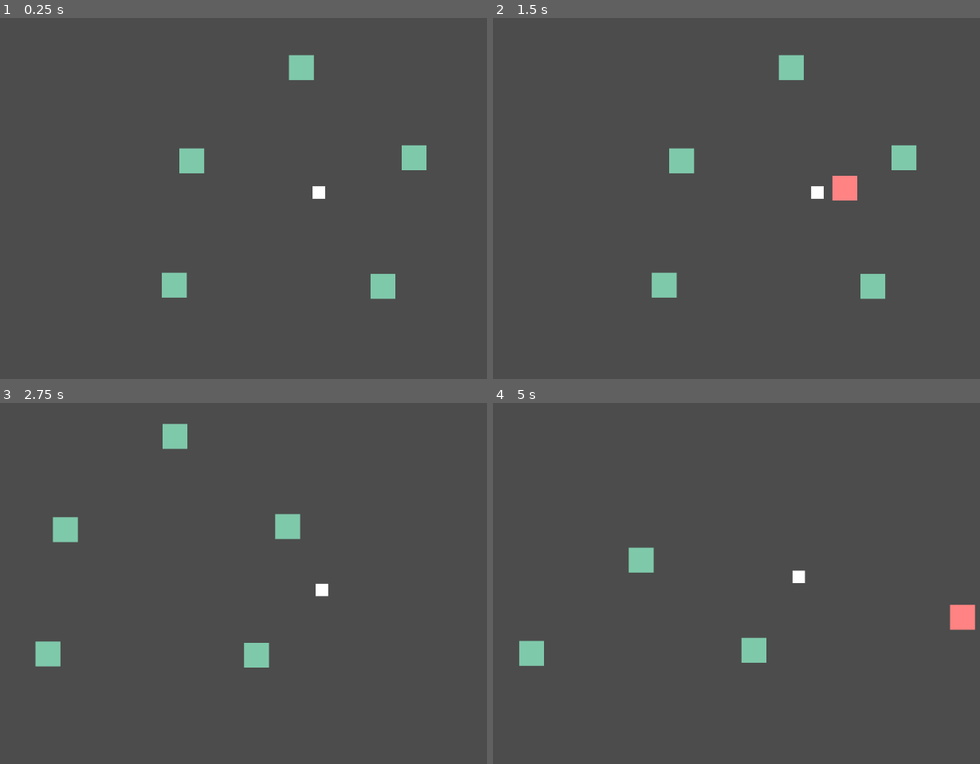
Above: before the commit, frames 1-4 (two rows, left to right).
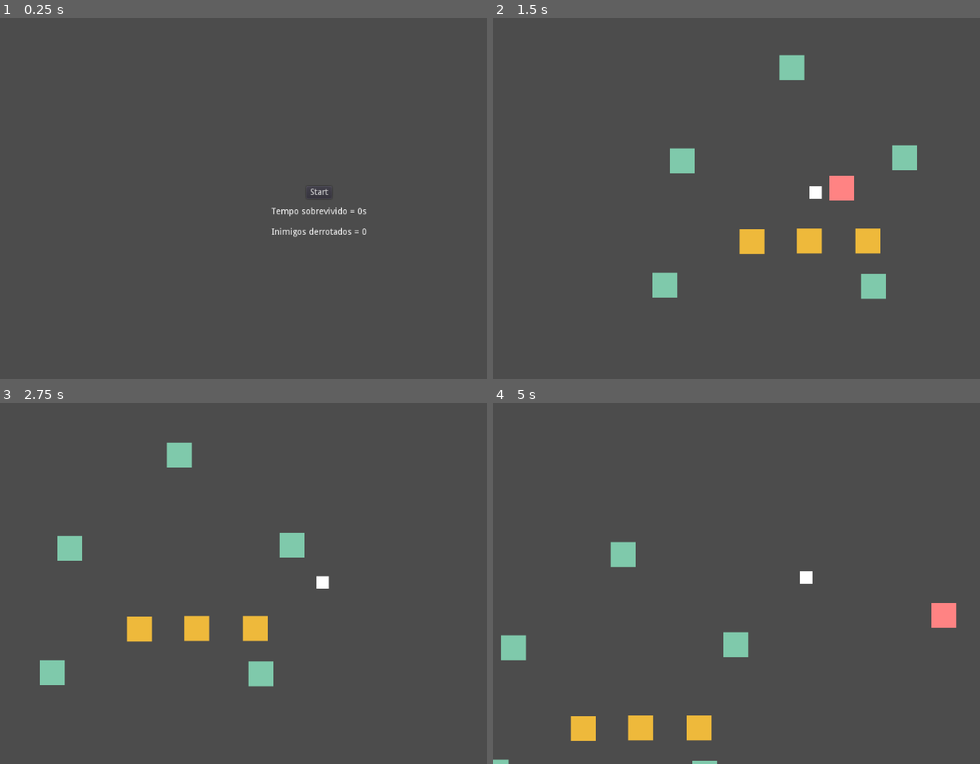
Above: after the commit, the same moments.

Repository: rapieregridoro/Trijam-190
Game: Godot game, scene res://Scenes/Main.tscn
The game is run twice, just before and just after one commit, with the same random seed, the same clock (stepped at 60 frames per second) and the same inputs.
Inputs (mouse positions are in pixels of both pictures, inside the frame that each line leads up to):
- Up to frame 1 (0.25 s): no input
- Up to frame 2 (1.5 s): click (809, 191) at 0.5 s, where only the run after the commit has a clickable "Start"; tap Enter at 1.25 s; move the mouse to (950, 173) at 1.27 s; hold Right (ui_right) from 1.28 s (still down); click (950, 173) at 1.35 s
- Up to frame 3 (2.75 s): move the mouse to (189, 597) at 2.02 s; release Right (ui_right) at 2.03 s; hold Down (ui_down) from 2.03 s (still down); click (189, 597) at 2.1 s
- Up to frame 4 (5 s): move the mouse to (877, 496) at 2.77 s; release Down (ui_down) at 2.78 s; hold Right (ui_right) 2.78-3.53 s; click (877, 496) at 2.85 s; move the mouse to (780, 652) at 3.52 s; hold Up (ui_up) 3.53-4.28 s; click (780, 652) at 3.6 s; move the mouse to (outside the picture) at 4.27 s; hold Left (ui_left) from 4.28 s (still down); click (outside the picture) at 4.35 s

The runs differ from the first frame. In frame 1, 2.2% of the frame differs, in the area x 33-88%, y 10-78%; in frame 2, 1.3%; in frame 3, 4.1%, in the area x 7-68%, y 5-79%; in frame 4, 3.6%.

Commit message:
Fantasmas que apenas fojem, não respawnam ainda

Diff:
--- a/Trijam 190/Scenes/Abobora.tscn
+++ b/Trijam 190/Scenes/Abobora.tscn
@@ -1,6 +1,12 @@
-[gd_scene load_steps=2 format=2]
+[gd_scene load_steps=4 format=2]
 
 [ext_resource path="res://Scripts/Abobora.gd" type="Script" id=1]
+
+[sub_resource type="CircleShape2D" id=1]
+radius = 33.0
+
+[sub_resource type="CircleShape2D" id=2]
+radius = 23.0
 
 [node name="Abobora" type="Node2D"]
 script = ExtResource( 1 )
@@ -11,3 +17,15 @@
 margin_right = 20.0
 margin_bottom = 20.0
 color = Color( 0.933333, 0.72549, 0.231373, 1 )
+
+[node name="Area2D" type="Area2D" parent="."]
+
+[node name="CollisionShape2D" type="CollisionShape2D" parent="Area2D"]
+shape = SubResource( 1 )
+
+[node name="StaticBody2D" type="StaticBody2D" parent="."]
+collision_layer = 56
+collision_mask = 56
+
+[node name="CollisionShape2D" type="CollisionShape2D" parent="StaticBody2D"]
+shape = SubResource( 2 )
--- /dev/null
+++ b/Trijam 190/Scenes/Fantasma.tscn
@@ -0,0 +1,29 @@
+[gd_scene load_steps=4 format=2]
+
+[ext_resource path="res://Scripts/Fantasma.gd" type="Script" id=1]
+
+[sub_resource type="CircleShape2D" id=1]
+
+[sub_resource type="CircleShape2D" id=2]
+radius = 22.0
+
+[node name="Fantasma" type="KinematicBody2D"]
+collision_layer = 64
+collision_mask = 64
+script = ExtResource( 1 )
+
+[node name="CollisionShape2D" type="CollisionShape2D" parent="."]
+shape = SubResource( 1 )
+
+[node name="Polygon2D" type="Polygon2D" parent="."]
+color = Color( 0.6, 0.917647, 0.933333, 1 )
+polygon = PoolVector2Array( -20, -18, -20, 17, 0, 12, 19, 19, 18, -17, 0, -34 )
+
+[node name="Hurt" type="Area2D" parent="."]
+collision_layer = 0
+collision_mask = 128
+
+[node name="CollisionShape2D" type="CollisionShape2D" parent="Hurt"]
+shape = SubResource( 2 )
+
+[connection signal="body_entered" from="Hurt" to="." method="_on_Hurt_body_entered"]
--- a/Trijam 190/Scenes/Fase.tscn
+++ b/Trijam 190/Scenes/Fase.tscn
@@ -1,38 +1,60 @@
-[gd_scene format=2]
+[gd_scene load_steps=4 format=2]
+
+[ext_resource path="res://Scripts/Fase.gd" type="Script" id=1]
+[ext_resource path="res://Scenes/Player.tscn" type="PackedScene" id=2]
+[ext_resource path="res://Scenes/Abobora.tscn" type="PackedScene" id=3]
 
 [node name="Fase" type="Node2D"]
+script = ExtResource( 1 )
 
-[node name="ColorRect" type="ColorRect" parent="."]
+[node name="Fundo" type="Node2D" parent="."]
+
+[node name="ColorRect" type="ColorRect" parent="Fundo"]
 margin_left = 83.0
 margin_top = 131.0
 margin_right = 123.0
 margin_bottom = 171.0
 color = Color( 0.498039, 0.788235, 0.670588, 1 )
 
-[node name="ColorRect2" type="ColorRect" parent="."]
+[node name="ColorRect2" type="ColorRect" parent="Fundo"]
 margin_left = -224.0
 margin_top = -71.0
 margin_right = -184.0
 margin_bottom = -31.0
 color = Color( 0.498039, 0.788235, 0.670588, 1 )
 
-[node name="ColorRect3" type="ColorRect" parent="."]
+[node name="ColorRect3" type="ColorRect" parent="Fundo"]
 margin_left = 133.0
 margin_top = -76.0
 margin_right = 173.0
 margin_bottom = -36.0
 color = Color( 0.498039, 0.788235, 0.670588, 1 )
 
-[node name="ColorRect4" type="ColorRect" parent="."]
+[node name="ColorRect4" type="ColorRect" parent="Fundo"]
 margin_left = -252.0
 margin_top = 129.0
 margin_right = -212.0
 margin_bottom = 169.0
 color = Color( 0.498039, 0.788235, 0.670588, 1 )
 
-[node name="ColorRect5" type="ColorRect" parent="."]
+[node name="ColorRect5" type="ColorRect" parent="Fundo"]
 margin_left = -48.0
 margin_top = -221.0
 margin_right = -8.0
 margin_bottom = -181.0
 color = Color( 0.498039, 0.788235, 0.670588, 1 )
+
+[node name="Abobora" parent="." instance=ExtResource( 3 )]
+position = Vector2( -92, 79 )
+
+[node name="Abobora2" parent="." instance=ExtResource( 3 )]
+position = Vector2( 0, 78 )
+
+[node name="Abobora3" parent="." instance=ExtResource( 3 )]
+position = Vector2( 94, 78 )
+
+[node name="Player" parent="." instance=ExtResource( 2 )]
+
+[node name="Camera2D" type="Camera2D" parent="Player"]
+current = true
+smoothing_enabled = true
--- /dev/null
+++ b/Trijam 190/Scenes/Inimigo.tscn
@@ -0,0 +1,42 @@
+[gd_scene load_steps=5 format=2]
+
+[ext_resource path="res://Scripts/Inimigo.gd" type="Script" id=1]
+
+[sub_resource type="CircleShape2D" id=3]
+
+[sub_resource type="CircleShape2D" id=4]
+radius = 15.0
+
+[sub_resource type="CircleShape2D" id=5]
+radius = 18.0
+
+[node name="Inimigo" type="KinematicBody2D"]
+collision_layer = 32
+collision_mask = 32
+script = ExtResource( 1 )
+
+[node name="Polygon2D" type="Polygon2D" parent="."]
+position = Vector2( -0.631578, 1.8 )
+scale = Vector2( 0.631579, 0.6 )
+color = Color( 0.776471, 0.301961, 0.92549, 1 )
+polygon = PoolVector2Array( -18, -23, 1, -23, 20, -23, 20, 17, -18, 17 )
+
+[node name="CollisionShape2D" type="CollisionShape2D" parent="."]
+shape = SubResource( 3 )
+
+[node name="Hurt" type="Area2D" parent="."]
+collision_layer = 0
+collision_mask = 2
+
+[node name="CollisionShape2D" type="CollisionShape2D" parent="Hurt"]
+shape = SubResource( 4 )
+
+[node name="Hit" type="Area2D" parent="."]
+collision_layer = 0
+collision_mask = 8
+
+[node name="CollisionShape2D" type="CollisionShape2D" parent="Hit"]
+shape = SubResource( 5 )
+
+[connection signal="area_entered" from="Hurt" to="." method="_on_Hurt_area_entered"]
+[connection signal="body_entered" from="Hit" to="." method="_on_Hit_body_entered"]
--- a/Trijam 190/Scenes/Main.tscn
+++ b/Trijam 190/Scenes/Main.tscn
@@ -1,14 +1,7 @@
-[gd_scene load_steps=3 format=2]
+[gd_scene load_steps=2 format=2]
 
-[ext_resource path="res://Scenes/Fase.tscn" type="PackedScene" id=1]
-[ext_resource path="res://Scenes/Player.tscn" type="PackedScene" id=2]
+[ext_resource path="res://Scenes/Menuzinho.tscn" type="PackedScene" id=1]
 
 [node name="Main" type="Node"]
 
-[node name="Fase" parent="." instance=ExtResource( 1 )]
-
-[node name="Player" parent="Fase" instance=ExtResource( 2 )]
-
-[node name="Camera2D" type="Camera2D" parent="Fase/Player"]
-current = true
-smoothing_enabled = true
+[node name="Menuzinho" parent="." instance=ExtResource( 1 )]
--- /dev/null
+++ b/Trijam 190/Scenes/Menuzinho.tscn
@@ -0,0 +1,51 @@
+[gd_scene load_steps=2 format=2]
+
+[ext_resource path="res://Scripts/Menuzinho.gd" type="Script" id=1]
+
+[node name="Menuzinho" type="CanvasLayer"]
+script = ExtResource( 1 )
+
+[node name="Control" type="Control" parent="."]
+anchor_right = 1.0
+anchor_bottom = 1.0
+
+[node name="Button" type="Button" parent="."]
+anchor_left = 0.5
+anchor_top = 0.5
+anchor_right = 0.5
+anchor_bottom = 0.5
+margin_left = -20.5
+margin_top = -10.0
+margin_right = 20.5
+margin_bottom = 10.0
+text = "Start"
+
+[node name="Tempo" type="Label" parent="."]
+anchor_left = 0.5
+anchor_top = 0.5
+anchor_right = 0.5
+anchor_bottom = 0.5
+margin_left = -20.0
+margin_top = 24.0
+margin_right = 20.0
+margin_bottom = 38.0
+grow_horizontal = 2
+grow_vertical = 2
+align = 1
+valign = 1
+
+[node name="Inimigos" type="Label" parent="."]
+anchor_left = 0.5
+anchor_top = 0.5
+anchor_right = 0.5
+anchor_bottom = 0.5
+margin_left = -20.0
+margin_top = 57.0
+margin_right = 20.0
+margin_bottom = 71.0
+grow_horizontal = 2
+grow_vertical = 2
+align = 1
+valign = 1
+
+[connection signal="pressed" from="Button" to="." method="_on_Button_pressed"]
--- a/Trijam 190/Scenes/Player.tscn
+++ b/Trijam 190/Scenes/Player.tscn
@@ -2,11 +2,11 @@
 
 [ext_resource path="res://Scripts/Player.gd" type="Script" id=1]
 
-[sub_resource type="RectangleShape2D" id=1]
+[sub_resource type="CircleShape2D" id=1]
 
 [node name="Player" type="KinematicBody2D"]
-collision_layer = 5
-collision_mask = 7
+collision_layer = 149
+collision_mask = 23
 script = ExtResource( 1 )
 
 [node name="Polygon2D" type="Polygon2D" parent="."]
--- a/Trijam 190/Scripts/Abobora.gd
+++ b/Trijam 190/Scripts/Abobora.gd
@@ -1,16 +1,17 @@
 extends Node2D
 
+var Vida = 10
+var destruida := false
 
-# Declare member variables here. Examples:
-# var a: int = 2
-# var b: String = "text"
+func _ready() -> void:
+
+	Global.aboboras.append(self)
 
 
-# Called when the node enters the scene tree for the first time.
-func _ready() -> void:
-	pass # Replace with function body.
 
-
-# Called every frame. 'delta' is the elapsed time since the previous frame.
-#func _process(delta: float) -> void:
-#	pass
+func _process(delta: float) -> void:
+	if Vida <= 0:
+		destruida = true
+		Global.aboboras.erase(self)
+		Global.emit_signal("abobora_destruida")
+		queue_free()
--- a/Trijam 190/Scripts/Arma.gd
+++ b/Trijam 190/Scripts/Arma.gd
@@ -17,6 +17,7 @@
 
 func _on_Tween_tween_all_completed() -> void:
 	$Coleta/CollisionShape2D.disabled = false
+	$Dano/CollisionShape2D.disabled = true
 	Global.Can_Teleport = true
 	Global.point_of_tp = ponto_final
 
@@ -24,4 +25,5 @@
 
 func _on_Coleta_body_entered(body: Node) -> void:
 	Global.Com_Arma = true
+	Global.Can_Teleport = false
 	queue_free()
--- /dev/null
+++ b/Trijam 190/Scripts/Fantasma.gd
@@ -0,0 +1,19 @@
+extends KinematicBody2D
+
+
+var fugir_de := Vector2.ZERO
+
+func _ready() -> void:
+
+	pass
+
+func _physics_process(delta: float) -> void:
+	fugir_de = Global.Player.global_position - position
+
+	move_and_slide(-fugir_de.normalized()* 25)
+
+
+
+func _on_Hurt_body_entered(body: Node) -> void:
+	Global.Inimigos += 1
+	queue_free()
--- /dev/null
+++ b/Trijam 190/Scripts/Fase.gd
@@ -0,0 +1,46 @@
+extends Node2D
+
+var Inimigo = preload("res://Scenes/Inimigo.tscn")
+var Temporizando_Tudo : float = 0
+var Spawnou := false
+
+var boboras_destruidas := 0
+func _ready() -> void:
+	Global.Tempo = 0
+	Global.Inimigos = 0
+
+	Global.connect("abobora_destruida",self, "derrota")
+
+	pass
+
+func _physics_process(delta: float) -> void:
+	Temporizando_Tudo += delta
+
+
+	if int(Temporizando_Tudo) % 5 == 0 :
+		if !Spawnou:
+			for a in range( int(sqrt(Temporizando_Tudo) ) ):
+				Spawn()
+			Spawnou = true
+	else:
+		Spawnou = false
+
+
+func derrota():
+	boboras_destruidas += 1
+	if boboras_destruidas >= 3:
+		Global.Tempo = Temporizando_Tudo
+		get_tree().change_scene("res://Scenes/Menuzinho.tscn")
+
+	pass
+
+func Spawn():
+	randomize()
+	var spawn_point = polar2cartesian(500, deg2rad(randi()%370))
+
+	var enemego = Inimigo.instance()
+	enemego.position = spawn_point
+
+	add_child(enemego)
+
+	pass
--- a/Trijam 190/Scripts/Global.gd
+++ b/Trijam 190/Scripts/Global.gd
@@ -3,6 +3,15 @@
 var Com_Arma := true
 var Can_Teleport := false
 var point_of_tp := Vector2.ZERO
+
+var aboboras := []
+
+var Tempo : float = 0
+var Inimigos : int = 0
+
+var Player
+
+signal abobora_destruida
 
 func _ready() -> void:
 	pass
--- /dev/null
+++ b/Trijam 190/Scripts/Inimigo.gd
@@ -0,0 +1,41 @@
+extends KinematicBody2D
+
+var alvos := []
+var alvo_atual := Vector2.ZERO
+
+func _ready() -> void:
+
+	achar_alvo()
+
+	Global.connect("abobora_destruida", self, "achar_alvo")
+
+
+func _process(delta: float) -> void:
+	move_and_slide((alvo_atual - position).normalized() * 30)
+
+
+func achar_alvo():
+	randomize()
+	alvos = []
+	for a in Global.aboboras:
+		alvos.append(a)
+	alvos.shuffle()
+	var a = null
+	for b in alvos:
+		if !b.destruida and a == null: a = b
+	alvo_atual = a.global_position if a != null else Vector2(1000, 1000)
+
+
+var Fantasminha = preload("res://Scenes/Fantasma.tscn")
+func _on_Hurt_area_entered(area: Area2D) -> void:
+
+	var phanton = Fantasminha.instance()
+	phanton.position = self.position
+	get_parent().add_child(phanton)
+	queue_free()
+
+
+
+func _on_Hit_body_entered(body: Node) -> void:
+	body.get_parent().Vida -= 1
+	queue_free()
--- /dev/null
+++ b/Trijam 190/Scripts/Menuzinho.gd
@@ -0,0 +1,16 @@
+extends CanvasLayer
+
+
+func _ready() -> void:
+	Global.Com_Arma = true
+	Global.Can_Teleport = false
+	Global.point_of_tp = Vector2.ZERO
+	Global.aboboras = []
+
+	var tempinho : String = "Tempo sobrevivido = " + String(int(Global.Tempo)) + "s"
+	$Tempo.text = tempinho
+	var inimiginhos : String = "Inimigos derrotados = " + String(Global.Inimigos)
+	$Inimigos.text = inimiginhos
+
+func _on_Button_pressed() -> void:
+	get_tree().change_scene("res://Scenes/Fase.tscn")
--- a/Trijam 190/Scripts/Player.gd
+++ b/Trijam 190/Scripts/Player.gd
@@ -1,7 +1,7 @@
 extends KinematicBody2D
 
 var dir : Vector2 = Vector2.ZERO
-var vel : int = 2
+var vel : int = 50
 
 var mira : Vector2
 var largura : int = 200
@@ -12,7 +12,8 @@
 
 
 func _ready() -> void:
-	pass
+	Global.Player = self
+
 
 func _physics_process(delta: float) -> void:
 
@@ -26,7 +27,7 @@
 func Movement():
 	dir.x = int(Input.is_action_pressed("ui_right")) - int(Input.is_action_pressed("ui_left"))
 	dir.y = int(Input.is_action_pressed("ui_down")) - int(Input.is_action_pressed("ui_up"))
-	move_and_collide(dir * vel)
+	move_and_slide(dir * vel)
 
 
 func Atira():
--- a/Trijam 190/project.godot
+++ b/Trijam 190/project.godot
@@ -64,6 +64,11 @@
 2d_physics/layer_1="Player_HurtBox"
 2d_physics/layer_2="Inimigo_HurtBox"
 2d_physics/layer_3="Coletar_Arma"
+2d_physics/layer_4="Abobora_HurtBox"
+2d_physics/layer_5="Player_Body"
+2d_physics/layer_6="Inimigo_Body"
+2d_physics/layer_7="Fantasma_body"
+2d_physics/layer_8="Fantasma_HurtBox"
 
 [physics]
 
